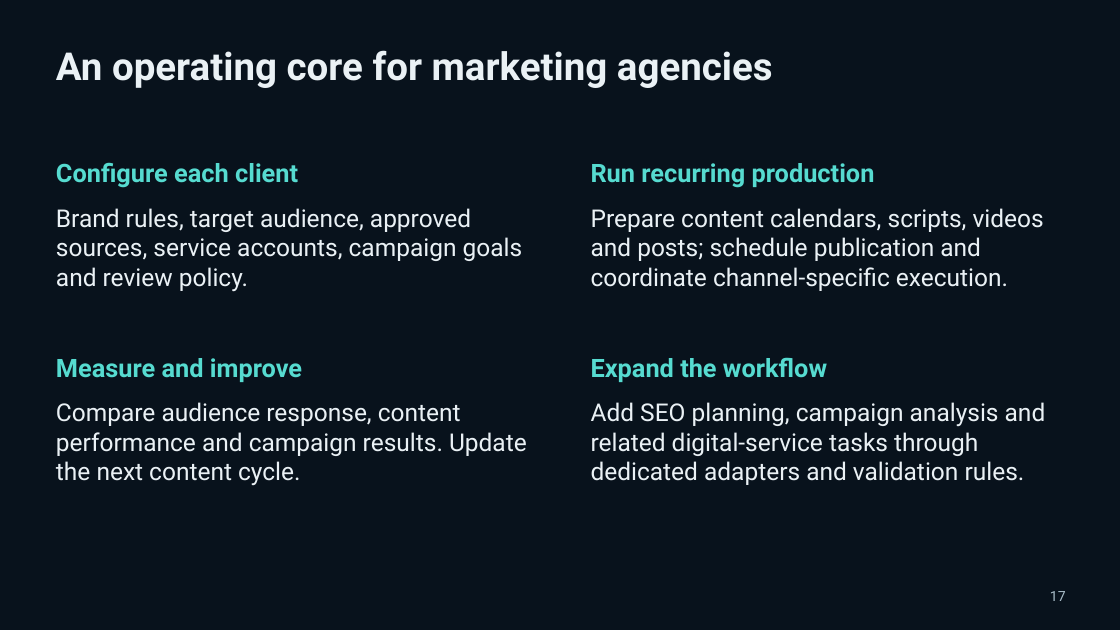
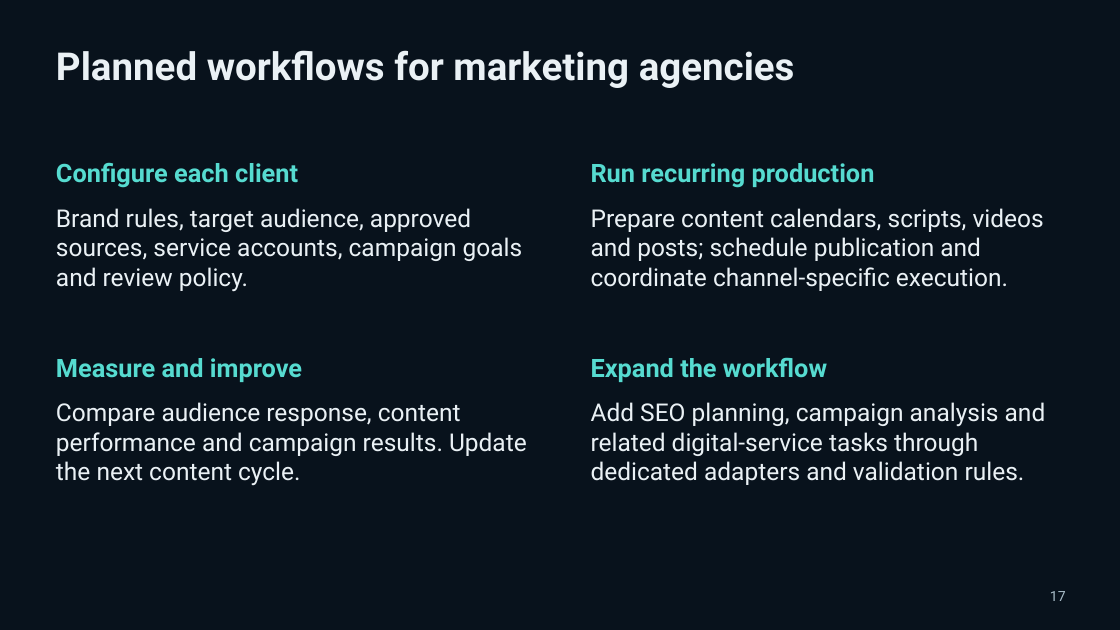
Before and after one commit to pavlichuckcrypt-maker/Vantemio, a slide deck: slide 17 of docs/pitch/Vantemio_Presentation_2026-10-05.pptx. Drawn at 1120x630 pixels with LibreOffice and Linux fonts; fonts in the diff are those of the drawing. Boxes give left, top, right and bottom in pixels: in the first picture for what was removed or moved away, otherwise in the second. Text is boxed around its words. In the diff, an @@ line names an element or a change of style, - is before the commit and + after.

Commit message:
Add planned copyright screening and clarify product readiness

```diff
--- a/docs/pitch/Vantemio_Presentation_2026-10-05.pptx
+++ b/docs/pitch/Vantemio_Presentation_2026-10-05.pptx
@@ text at [56,50,795,88]: text changed @@
-An operating core for marketing agencies
+Planned workflows for marketing agencies
```
Also in this commit, not shown: 17 other slides changed, 1 slide added, 1 other file.
